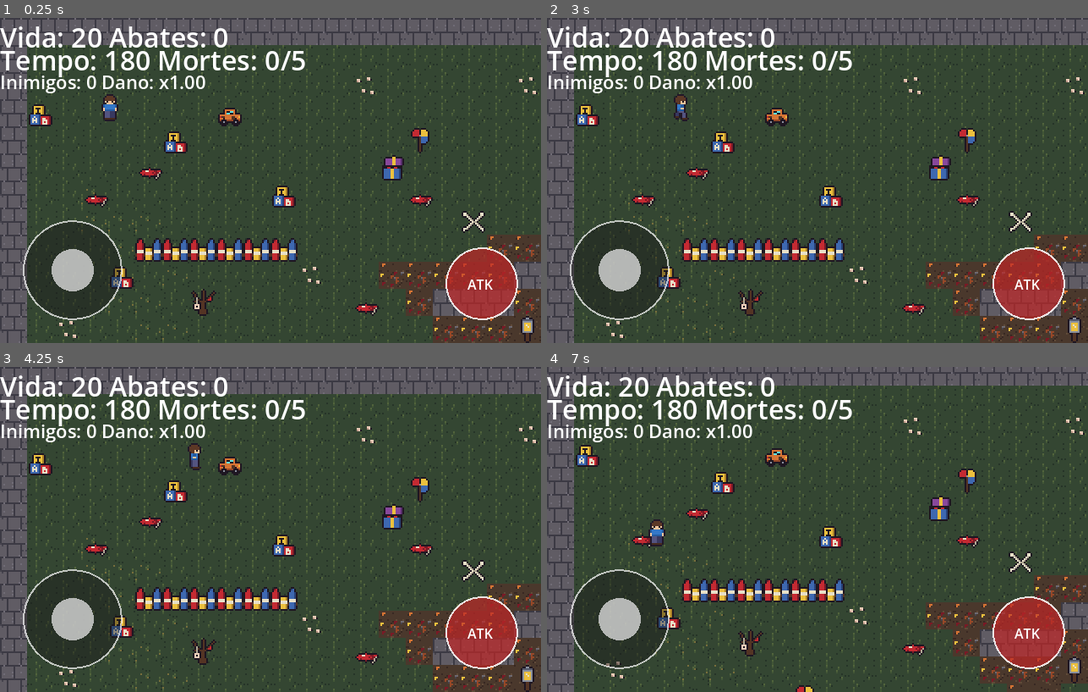
Above: before the commit, frames 1-4 (two rows, left to right).
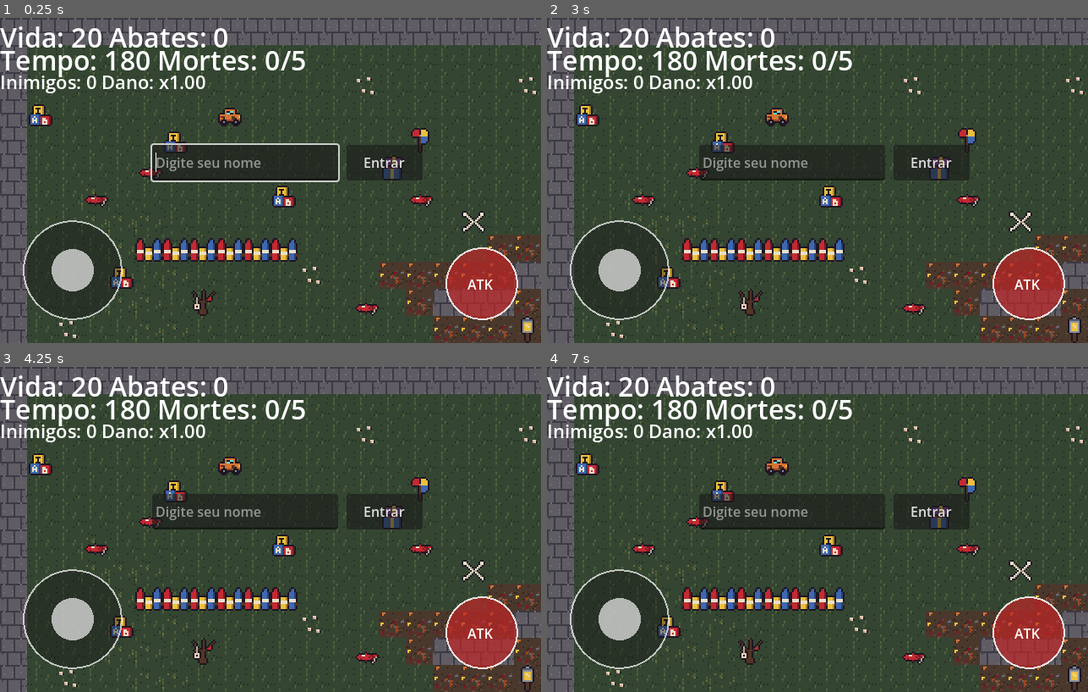
Above: after the commit, the same moments.

Repository: Olivetta21/jd2-olivetta21
Game: Godot game, scene res://scenes/cemiterio.tscn
Two runs of this game, one before a commit and one after it. Both use one fixed random seed, a clock stepped at 60 frames per second and the inputs below.
Inputs (mouse positions are in pixels of both pictures, inside the frame that each line leads up to):
- Up to frame 1 (0.25 s): no input
- Up to frame 2 (3 s): click (931, 164) at 0.5 s, where only the run after the commit has a clickable "Entrar"; tap Enter (ui_accept) at 1.25, 2, 2.75 s; drag from (817, 180) to (655, 109) at 1.27 s; drag from (709, 196) to (655, 109) at 2.02 s; move the mouse to (871, 109) at 2.77 s; hold D (right) from 2.78 s (still down); tap Space (atacar) at 2.85 s
- Up to frame 3 (4.25 s): tap Enter (ui_accept) at 3.05 s; release D (right) at 3.5 s; drag from (243, 594) to (194, 461) at 3.52 s
- Up to frame 4 (7 s): tap Enter (ui_accept) at 4.25, 4.35, 4.52, 4.82, 5.75, 6.05 s; move the mouse to (979, 578) at 4.27 s; hold A (left) 4.28-5 s; drag from (655, 480) to (736, 448) at 5.02 s; move the mouse to (844, 529) at 5.77 s; hold S (down) 5.78-6.5 s; tap Space (atacar) at 5.85 s; click (844, 529) at 5.92 s; drag from (736, 448) to (655, 542) at 6.52 s

The runs differ from the first frame. In frame 1, 5.5% of the frame differs, in the area x 18-79%, y 23-51%; in frame 2, 5.1%; in frame 3, 5.0%; in frame 4, 21%, in the area x 0-100%, y 0-100%.

Commit message:
feat: nome dos players e ataque aparecendo para todos

Diff:
--- a/scenes/humano.tscn
+++ b/scenes/humano.tscn
@@ -2,6 +2,7 @@
 
 [ext_resource type="Script" uid="uid://ysh2ss2t8jal" path="res://scripts/humano.gd" id="1_a5l3v"]
 [ext_resource type="Texture2D" uid="uid://v50drcxrral5" path="res://sprites/personagem - Copia.png" id="1_i77h7"]
+[ext_resource type="Texture2D" uid="uid://cc1nvgwfcewnj" path="res://sprites/cemiterio_brinquedos_128x128(.png" id="2_attack"]
 
 [sub_resource type="AtlasTexture" id="AtlasTexture_a5l3v"]
 atlas = ExtResource("1_i77h7")
@@ -140,6 +141,35 @@
 
 [sub_resource type="RectangleShape2D" id="RectangleShape2D_m4o7o"]
 size = Vector2(8, 4)
+
+[sub_resource type="AtlasTexture" id="AtlasTexture_attack1"]
+atlas = ExtResource("2_attack")
+region = Rect2(0, 112, 16, 16)
+
+[sub_resource type="AtlasTexture" id="AtlasTexture_attack2"]
+atlas = ExtResource("2_attack")
+region = Rect2(16, 112, 16, 16)
+
+[sub_resource type="AtlasTexture" id="AtlasTexture_attack3"]
+atlas = ExtResource("2_attack")
+region = Rect2(32, 112, 16, 16)
+
+[sub_resource type="SpriteFrames" id="SpriteFrames_attack"]
+animations = [{
+"frames": [{
+"duration": 1.0,
+"texture": SubResource("AtlasTexture_attack1")
+}, {
+"duration": 1.0,
+"texture": SubResource("AtlasTexture_attack2")
+}, {
+"duration": 1.0,
+"texture": SubResource("AtlasTexture_attack3")
+}],
+"loop": 0,
+"name": &"golpe",
+"speed": 30.0
+}]
 
 [node name="humano" type="CharacterBody2D" unique_id=1352156195 groups=["player"]]
 motion_mode = 1
@@ -154,3 +184,19 @@
 [node name="CollisionShape2D" type="CollisionShape2D" parent="." unique_id=1245810747]
 position = Vector2(0, 6)
 shape = SubResource("RectangleShape2D_m4o7o")
+
+[node name="Nome" type="Label" parent="."]
+offset_left = -40.0
+offset_top = -24.0
+offset_right = 40.0
+offset_bottom = -4.0
+horizontal_alignment = 1
+
+[node name="Ataque" type="Node2D" parent="."]
+
+[node name="AnimatedSprite2D" type="AnimatedSprite2D" parent="Ataque"]
+visible = false
+position = Vector2(-2, 0)
+scale = Vector2(4, 4)
+sprite_frames = SubResource("SpriteFrames_attack")
+animation = &"golpe"
--- a/scripts/cemiterio.gd
+++ b/scripts/cemiterio.gd
@@ -29,6 +29,10 @@
 var tempo_restante := 0.0
 var jogo_encerrado := false
 var jogador_aguardando_respawn := false
+var nome_jogador := ""
+var nome_confirmado := false
+var entrada_nome: LineEdit
+var botao_nome: Button
 var socket := WebSocketPeer.new()
 var meu_id := -1
 var sou_autoridade := false
@@ -49,6 +53,11 @@
 
 func _ready() -> void:
 	horda.stop()
+	jogador.set_physics_process(false)
+	jogador.visible = false
+	jogador.collision_layer = 0
+	jogador.collision_mask = 0
+	criar_seletor_nome()
 	tempo_restante = relogio.time_left
 	var erro := socket.connect_to_url(ENDPOINT)
 	debug_log("conectando endpoint=%s erro=%s" % [ENDPOINT, erro])
@@ -150,6 +159,9 @@
 			if not sou_autoridade:
 				snapshot_inimigos_pendente = mensagem.get("items", [])
 		"attack":
+			var atacante = remotos.get(int(mensagem.get("id", -1)))
+			if atacante != null:
+				atacante.atacar(Vector2(float(mensagem.get("dx", 0.0)), float(mensagem.get("dy", 0.0))))
 			if sou_autoridade:
 				aplicar_ataque_remoto(Vector2(float(mensagem.get("x", 0.0)), float(mensagem.get("y", 0.0))))
 		"damage":
@@ -185,18 +197,21 @@
 				inimigo.process_mode = Node.PROCESS_MODE_DISABLED
 
 func enviar_estado_jogador() -> void:
-	if meu_id < 0:
+	if meu_id < 0 or not nome_confirmado:
 		return
 	var posicao: Vector2 = jogador.global_position
 	if posicao.distance_squared_to(ultima_posicao_jogador) < 0.04:
 		return
 	ultima_posicao_jogador = posicao
 	var direcao: Vector2 = jogador.velocity.normalized()
-	enviar({"t": "player", "x": posicao.x, "y": posicao.y, "dx": direcao.x, "dy": direcao.y})
+	enviar({"t": "player", "name": nome_jogador, "x": posicao.x, "y": posicao.y,
+		"dx": direcao.x, "dy": direcao.y})
 
 func jogador_atacou(atacante: Node2D) -> void:
-	if atacante == jogador and not sou_autoridade and not jogador_aguardando_respawn:
-		enviar({"t": "attack", "x": atacante.global_position.x, "y": atacante.global_position.y})
+	if atacante == jogador and not jogador_aguardando_respawn:
+		var direcao: Vector2 = jogador.velocity.normalized()
+		enviar({"t": "attack", "x": atacante.global_position.x, "y": atacante.global_position.y,
+			"dx": direcao.x, "dy": direcao.y})
 
 func get_alvo_inimigo(origem: Vector2) -> Node2D:
 	var alvo: Node2D = null
@@ -232,6 +247,35 @@
 		jogador_aguardando_respawn = false
 		enviar({"t": "respawn"})
 
+func criar_seletor_nome() -> void:
+	entrada_nome = LineEdit.new()
+	entrada_nome.placeholder_text = "Digite seu nome"
+	entrada_nome.max_length = 20
+	entrada_nome.position = Vector2(180, 150)
+	entrada_nome.size = Vector2(220, 42)
+	$HUD.add_child(entrada_nome)
+	botao_nome = Button.new()
+	botao_nome.text = "Entrar"
+	botao_nome.position = Vector2(410, 150)
+	botao_nome.size = Vector2(90, 42)
+	botao_nome.pressed.connect(confirmar_nome)
+	$HUD.add_child(botao_nome)
+	entrada_nome.grab_focus()
+
+func confirmar_nome() -> void:
+	var nome := entrada_nome.text.strip_edges()
+	if nome.is_empty():
+		return
+	nome_jogador = nome
+	nome_confirmado = true
+	entrada_nome.queue_free()
+	botao_nome.queue_free()
+	jogador.collision_layer = 2
+	jogador.collision_mask = 3
+	jogador.visible = true
+	jogador.set_physics_process(true)
+	enviar_estado_jogador()
+
 func finalizar_derrota() -> void:
 	if jogo_encerrado:
 		return
@@ -303,7 +347,8 @@
 	var humano = remotos.get(id)
 	if humano != null:
 		humano.atualizar_rede(Vector2(float(estado.get("x", 0.0)), float(estado.get("y", 0.0))),
-			Vector2(float(estado.get("dx", 0.0)), float(estado.get("dy", 0.0))))
+			Vector2(float(estado.get("dx", 0.0)), float(estado.get("dy", 0.0))),
+			str(estado.get("name", "")))
 
 func remover_remoto(id: int) -> void:
 	var humano = remotos.get(id)
--- a/scripts/humano.gd
+++ b/scripts/humano.gd
@@ -3,19 +3,36 @@
 var alvo_posicao := Vector2.ZERO
 var ultima_direcao := Vector2.DOWN
 var velocidade_rede := Vector2.ZERO
+var nome := ""
 const SUAVIZACAO := 14.0
 
 @onready var anim: AnimatedSprite2D = $AnimatedSprite2D
+@onready var anim_ataque: AnimatedSprite2D = $Ataque/AnimatedSprite2D
+@onready var texto_nome: Label = $Nome
 
 func _ready() -> void:
 	alvo_posicao = global_position
 	anim.play("baixo")
+	anim_ataque.animation_finished.connect(_on_ataque_finished)
+	anim_ataque.visible = false
 
-func atualizar_rede(posicao: Vector2, direcao: Vector2) -> void:
+func atualizar_rede(posicao: Vector2, direcao: Vector2, nome_recebido: String = "") -> void:
 	velocidade_rede = (posicao - alvo_posicao) / 0.05
 	alvo_posicao = posicao
 	if direcao.length_squared() > 0.01:
 		ultima_direcao = direcao
+	if nome_recebido != "":
+		nome = nome_recebido
+		texto_nome.text = nome
+
+func atacar(direcao: Vector2) -> void:
+	if direcao.length_squared() > 0.01:
+		ultima_direcao = direcao
+	anim_ataque.visible = true
+	anim_ataque.play("golpe")
+
+func _on_ataque_finished() -> void:
+	anim_ataque.visible = false
 
 func _physics_process(delta: float) -> void:
 	var alvo_visual := alvo_posicao + velocidade_rede * 0.05
Not shown, changed: README.md
Not shown, changed: Servidor/websocket.py
